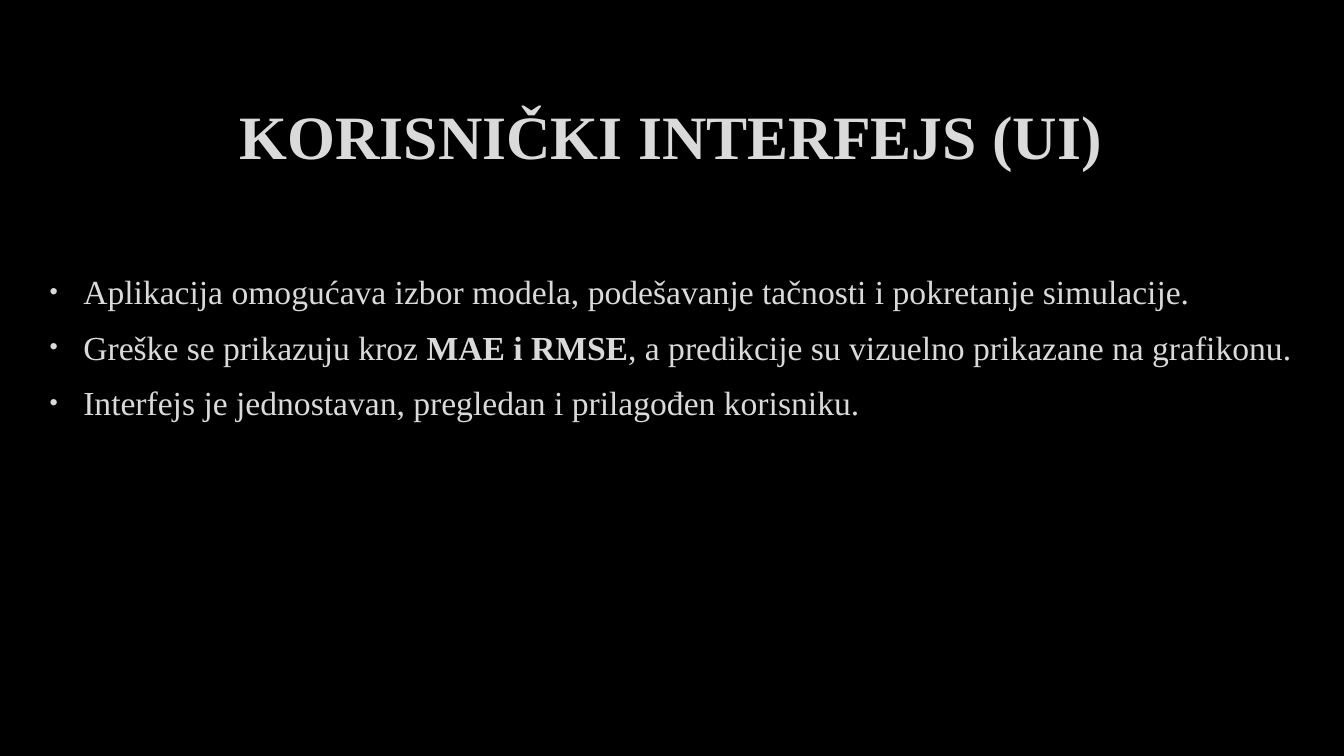
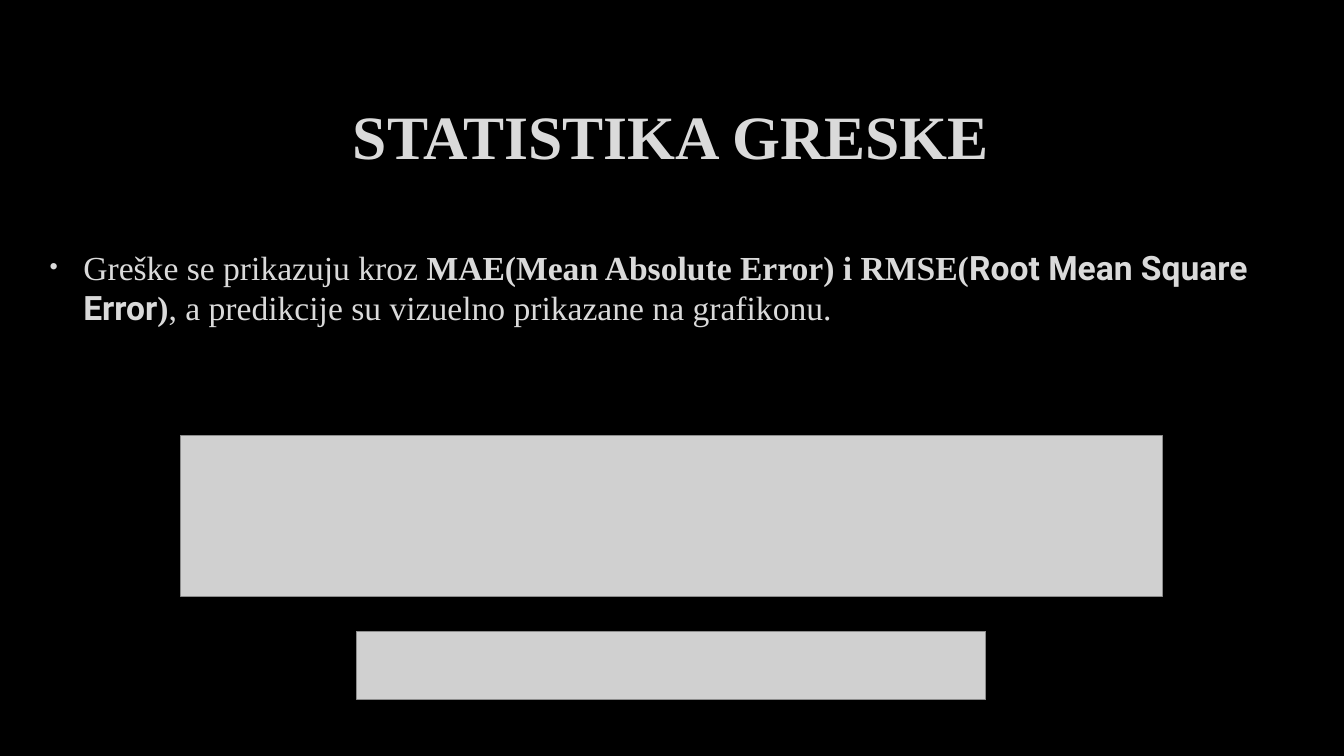
Before and after one commit to Vukasin211/AccountantAI, a slide deck: slide 5 of Izvestaj/Pametni sistem za praćenje i optimizaciju budžeta.pptx (slide 6 before the commit). Drawn at 1344x756 pixels with LibreOffice and Linux fonts; fonts in the diff are those of the drawing; grey boxes stand for pictures; background and template pictures are left out. Boxes give left, top, right and bottom in pixels: in the first picture for what was removed or moved away, otherwise in the second. Text is boxed around its words. In the diff, an @@ line names an element or a change of style, - is before the commit and + after.

```diff
--- a/Izvestaj/Pametni sistem za praćenje i optimizaciju budžeta.pptx
+++ b/Izvestaj/Pametni sistem za praćenje i optimizaciju budžeta.pptx
@@ title at <box>353,118,989,160</box>: text changed @@
-KORISNIČKI INTERFEJS (UI)
+STATISTIKA GRESKE
@@ text at <box>83,255,1248,327</box>: text changed @@
-• Aplikacija omogućava izbor modela, podešavanje tačnosti i pokretanje simulacije.
-• Greške se prikazuju kroz MAE i RMSE, a predikcije su vizuelno prikazane na grafikonu.
-• Interfejs je jednostavan, pregledan i prilagođen korisniku.
+• Greške se prikazuju kroz MAE(Mean Absolute Error) i RMSE(Root Mean Square Error), a predikcije su vizuelno prikazane na grafikonu.
@@ picture added at <box>180,436,1163,596</box> @@
@@ picture added at <box>357,631,986,700</box> @@
```
Also in this commit, not shown: 8 other slides changed, 3 slides added, 4 slides removed, 8 other files.
